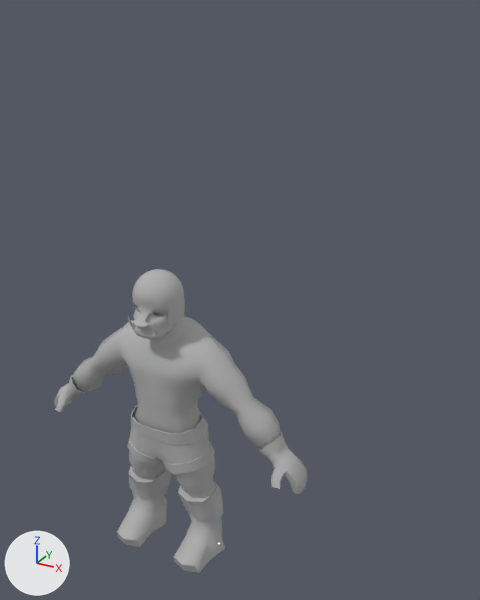
Two versions of the FBX model 졸업 작품 모델링/작업/캐릭터 작업/오크 석궁사수.fbx, one commit apart.
The view is the same before and after, from a 50 mm lens placed at (0.0773, -0.1062, 0.0743), pointed at (0.0003, 0.0337, 0.0043). The axes (+X, +Y, +Z) are drawn at lower left. The lights are the same throughout. Where no turn or scale is listed for an object, it has been applied to the vertices. Vertices at the same position are counted once.
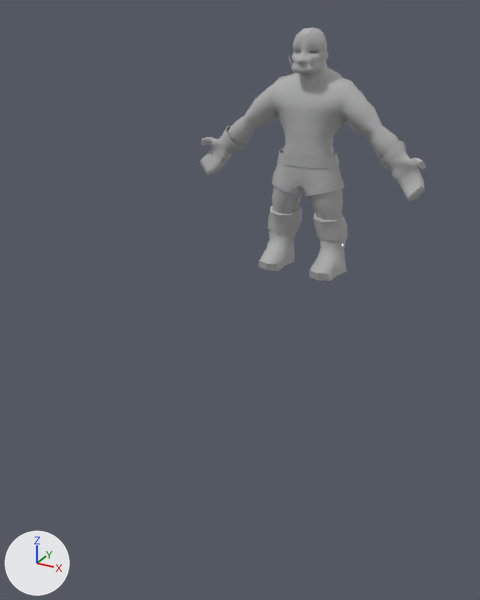
Pixel boxes [x1, y1, x2, y2] of what changed, in the pictures (480 x 600 px; the box of a moved part takes in the faces that stretch with it):
'Object003', reshaped, moved (11% narrower, 16% shorter): before [54, 269, 307, 573]; after [200, 27, 426, 281]
part 1 of me_mesh, moved or reshaped: before [127, 405, 215, 474]; after [272, 149, 344, 196]
part 2 of me_mesh, moved or reshaped: before [128, 316, 135, 329]; after [289, 55, 293, 67]
part 3 of me_mesh, moved or reshaped: before [154, 322, 158, 335]; after [310, 57, 313, 67]
part 4 of me_mesh, moved or reshaped: before [117, 466, 172, 547]; after [259, 206, 302, 271]
part 5 of me_mesh, moved or reshaped: before [174, 484, 225, 573]; after [309, 212, 347, 281]
part 6 of me_mesh, moved or reshaped: before [153, 312, 165, 317]; after [310, 51, 318, 54]
part 7 of me_mesh, moved or reshaped: before [129, 450, 216, 498]; after [272, 185, 343, 220]
part 8 of me_mesh, moved or reshaped: before [54, 376, 87, 412]; after [200, 125, 242, 175]
part 9 of me_mesh, added: after [228, 27, 399, 159]
part 10 of me_mesh, added: after [380, 141, 426, 201]
part 11 of me_mesh, deleted: before [132, 269, 185, 327]
part 12 of me_mesh, deleted: before [72, 305, 281, 449]
part 13 of me_mesh, deleted: before [259, 432, 307, 494]

The edits, one by one:
me_mesh is used by ob_object003; location (0.0, 0.0, 0.0036).
me_mesh had 3129 vertices, 6124 faces and spanned x -0.0345..0.0345, y -0.0098..0.0084, z -0.0505..0.0208.
me_mesh now has 2457 vertices, 4790 faces and spans x -0.0356..0.0356, y -0.0098..0.0083, z -0.0023..0.0673.
me_mesh part 1: the loose piece of 119 vertices spanning x -0.0114..0.012, y -0.0067..0.0065, z -0.0271..-0.0147 is moved by (0.0, 0.0, 0.0483).
me_mesh part 2: the loose piece of 37 vertices spanning x -0.0034..-0.0024, y -0.0078..-0.0062, z 0.0089..0.0125 is moved by (0.0, 0.0, 0.0483).
me_mesh part 3: the loose piece of 37 vertices spanning x 0.0024..0.0034, y -0.0078..-0.0062, z 0.0089..0.0125 is moved by (0.0, 0.0, 0.0483).
me_mesh part 4: the loose piece of 70 vertices spanning x -0.0133..-0.0016, y -0.0098..0.0063, z -0.0505..-0.0326 is moved by (0.0, 0.0, 0.0483).
me_mesh part 5: the loose piece of 70 vertices spanning x 0.0022..0.0139, y -0.0098..0.0063, z -0.0505..-0.0326 is moved by (0.0, 0.0, 0.0483).
me_mesh part 6: the loose piece of 482 vertices spanning x 0.0003..0.0037, y -0.0055..-0.0021, z 0.0113..0.0147 is moved by (0.0003, 0.0, 0.0483).
me_mesh part 7: the loose piece of 85 vertices spanning x -0.0117..0.0123, y -0.0059..0.0055, z -0.0352..-0.0206 is moved by (0.0, 0.0, 0.0483).
me_mesh part 8: the loose piece of 306 vertices spanning x -0.0345..-0.0241, y -0.0052..0.0039, z -0.0234..-0.012 is multiplied about its middle by the matrix ((0.548, 0.776, 0.548), (-0.779, -0.157, 1.001), (0.786, -0.89, 0.472)), then moved by (0.0, -0.0002, 0.0501).
me_mesh part 9: a new loose piece of 463 vertices spanning x -0.0277..0.0284, y -0.0085..0.0083, z 0.0292..0.0673, in mat_material__26 (grey #b2b2b2).
me_mesh part 10: a new loose piece of 306 vertices spanning x 0.0218..0.0356, y -0.0041..0.0048, z 0.0236..0.039, in mat_material__26_001 (grey #b2b2b2).
me_mesh part 11: the loose piece of 668 vertices spanning x -0.0053..0.0053, y -0.0087..0.0043, z 0.0104..0.0208 is deleted.
me_mesh part 12: the loose piece of 467 vertices spanning x -0.028..0.028, y -0.0084..0.0084, z -0.019..0.019 is deleted.
me_mesh part 13: the loose piece of 306 vertices spanning x 0.0241..0.0345, y -0.0052..0.0039, z -0.0234..-0.012 is deleted.
Object 'Object003' (ob_object003) moves from (0.0, 0.0, 0.0036) to (0.0, 0.0756, 0.0022).
